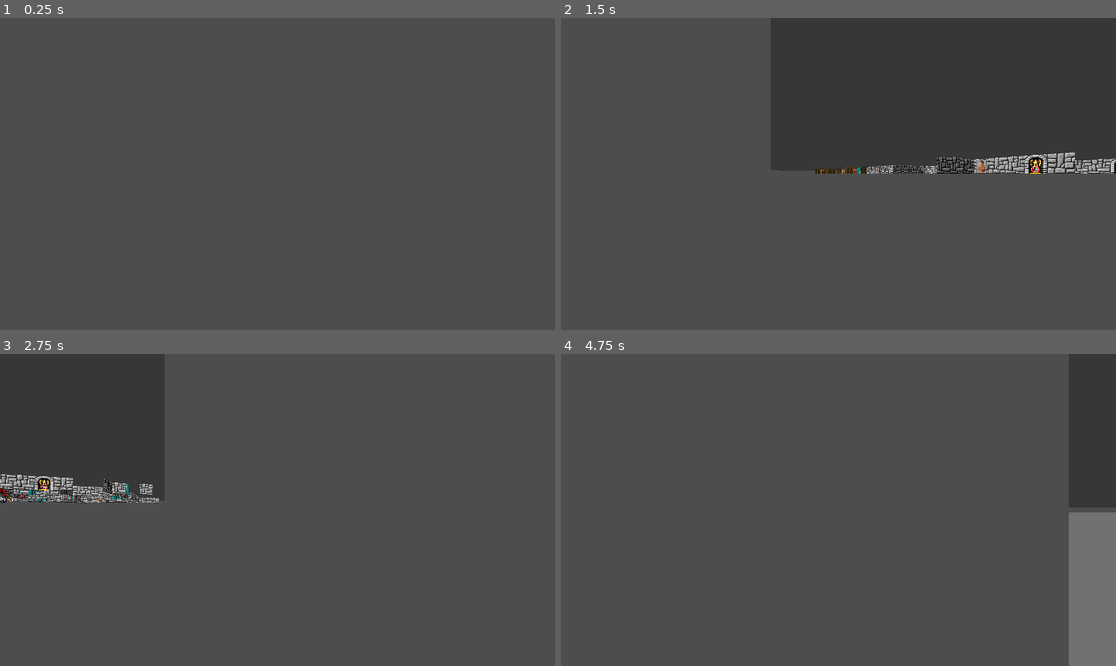
Above: before the commit, frames 1-4 (two rows, left to right).
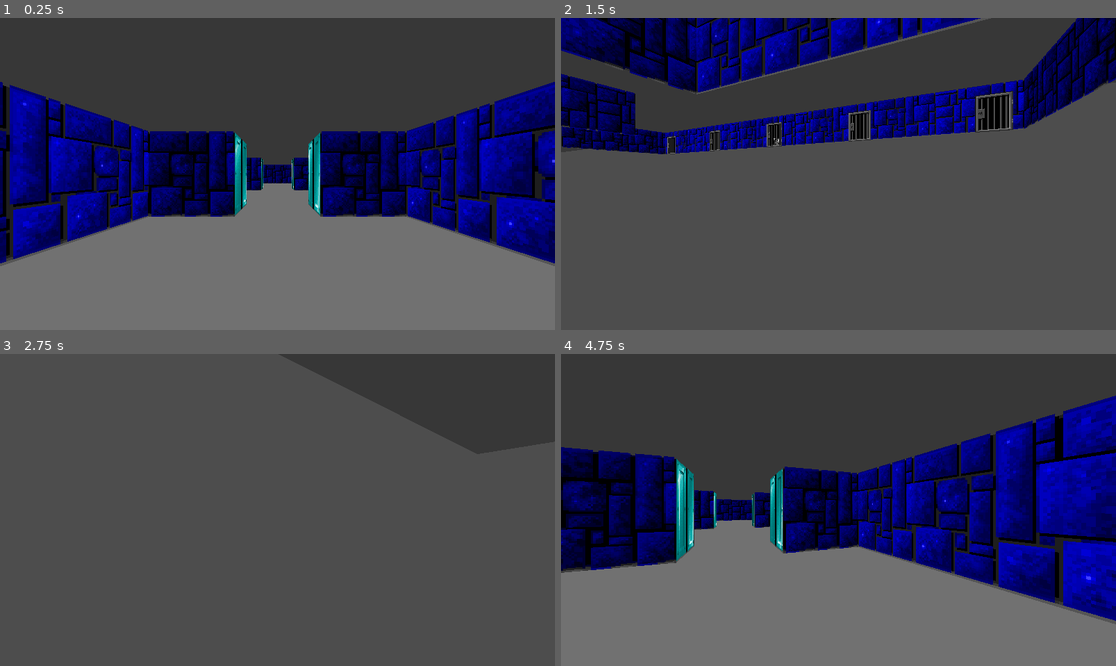
Above: after the commit, the same moments.

Repository: illnyang/wolf4godot
Game: Godot game, scene res://Wolf.tscn
Two runs of this game, one before a commit and one after it. Both use one fixed random seed, a clock stepped at 60 frames per second and the inputs below.
Inputs:
- Up to frame 1 (0.25 s): no input
- Up to frame 2 (1.5 s): tap Enter at 0.5 s; hold D (turn_right) 0.53-1.28 s; hold E (fly_down) from 1.28 s (still down)
- Up to frame 3 (2.75 s): release E (fly_down) at 2.03 s; hold D (turn_right) from 2.03 s (still down)
- Up to frame 4 (4.75 s): release D (turn_right) at 2.78 s; hold Q (fly_up) 2.78-3.53 s; hold A (turn_left) from 3.53 s (still down)

The runs differ from the first frame. In frame 1, 66% of the frame differs, in the area x 0-100%, y 20-100%; in frame 2, 26%; in frame 3, 1.3%; in frame 4, 66%, in the area x 0-100%, y 13-100%.

Commit message:
Spawn `Player` with correct position and rotation

Diff:
--- a/MapLoader.gd
+++ b/MapLoader.gd
@@ -4,6 +4,10 @@
 
 @export var json_path : String = "res://assets/maps/00_Wolf1 Map1.json"
 @export var texture_folder: String = "res://assets/walls/"
+
+enum {
+	NORTH, EAST, SOUTH, WEST
+}
 
 class L1Utils:
 	const door_side_id = 51
@@ -25,6 +29,14 @@
 		# false = north/south
 		# true = east/west
 		return id % 2 == 0
+
+
+class L2Utils:
+	static func is_start(id: int) -> bool:
+		return id >= 19 and id <= 22
+
+	static func get_start_dir(id: int) -> int:
+		return id - 19
 
 
 class MapGrid:
@@ -142,10 +154,20 @@
 var atlas: WallAtlas
 
 
+# NOTE: It is crucial that we use `add_child` in tandem with `@tool` annonated scripts.
+#		By doing this, anything we generate doesn't get serialized into the tscn file.
+#		This is precisely what we want, online-only generation of resources from raw data.
 func _ready() -> void:
 	grid = MapGrid.new(json_path)
 	atlas = WallAtlas.new(texture_folder)
-
+	spawn_layer1()
+	spawn_layer2()
+
+
+#-----------------------------------------------------
+# Layer1 (Tiles) spawning code
+#-----------------------------------------------------
+func spawn_layer1() -> void:
 	var tiles_mesh := MeshInstance3D.new()
 	tiles_mesh.name = "MapMesh"
 	tiles_mesh.mesh = get_tiles_mesh()
@@ -161,12 +183,31 @@
 	floor_mesh.position = Vector3(0, -0.5, 0)
 	floor_mesh.mesh = get_sector_mesh(grid.floor_color, false)
 
-	# NOTE: It is crucial that we use `add_child` in tandem with `@tool` annonated scripts.
-	#		By doing this, anything we generate doesn't get serialized into the tscn file.
-	#		This is precisely what we want, online-only generation of resources from raw data.
 	tiles_mesh.add_child(ceiling_mesh)
 	tiles_mesh.add_child(floor_mesh)
 	add_child(tiles_mesh)
+
+
+#-----------------------------------------------------
+# Layer2 (Things) spawning code
+#---------------------------------------------dsd--------
+var player_scene = preload("res://Player.tscn")
+
+func spawn_layer2() -> void:
+	# Spawn Player in the correct orientation
+	for y in range(grid.height()):
+		for x in range(grid.width()):
+			var id = grid.thing_at(x, y)
+			if L2Utils.is_start(id):
+				var start_dir = L2Utils.get_start_dir(id)
+				var player_node: Node3D = player_scene.instantiate()
+
+				player_node.position = Vector3(x + 0.5, 0, y + 0.5)
+				player_node.rotation_degrees.y = start_dir * -90
+				add_child(player_node)
+
+				# Ignore multiple start points even if present
+				break
 
 #-----------------------------------------------------
 # Floor/Ceiling (aka sector) mesh generation code
@@ -194,10 +235,10 @@
 	return grid.is_within_grid(x, y) and not L1Utils.is_wall(grid.tile_at(x, y))
 
 enum {
-	FLAG_NORTH = 1 << 0,
-	FLAG_EAST  = 1 << 1,
-	FLAG_SOUTH = 1 << 2,
-	FLAG_WEST  = 1 << 3
+	FLAG_NORTH = 1 << NORTH,
+	FLAG_EAST  = 1 << EAST,
+	FLAG_SOUTH = 1 << SOUTH,
+	FLAG_WEST  = 1 << WEST
 }
 
 func is_adjecent_to_door(x: int, y: int) -> int:
--- a/player.gd
+++ b/Player.gd
@@ -1,10 +1,11 @@
-extends CharacterBody3D  # Now inherits from CharacterBody3D
+class_name Player
+extends Node3D
 
-const SPEED := 150.0
-const TURN_SPEED := 2.5
+const SPEED := 7.0
+const TURN_SPEED := 1.5
 
 # Called every frame
-func _physics_process(delta):
+func _process(delta):
 	var movement := Vector3.ZERO
 
 	# Moving forward and backward based on camera orientation
@@ -19,10 +20,7 @@
 		movement -= $Camera3D.global_transform.basis.y * SPEED * delta
 
 	# Update velocity
-	velocity = movement
-
-	# Apply movement using move_and_slide (no arguments needed in Godot 4)
-	move_and_slide()
+	position += movement
 
 	# Rotating the player
 	if Input.is_action_pressed("turn_right"):
--- /dev/null
+++ b/Player.tscn
@@ -0,0 +1,10 @@
+[gd_scene load_steps=2 format=3 uid="uid://w2asrbrmjqgp"]
+
+[ext_resource type="Script" uid="uid://c6k6gfh5qynqn" path="res://Player.gd" id="1_xhfnw"]
+
+[node name="Player" type="Node3D"]
+script = ExtResource("1_xhfnw")
+
+[node name="Camera3D" type="Camera3D" parent="."]
+current = true
+fov = 72.0
--- a/Wolf.tscn
+++ b/Wolf.tscn
@@ -1,43 +1,9 @@
-[gd_scene load_steps=5 format=3 uid="uid://bwlp1654240cs"]
+[gd_scene load_steps=2 format=3 uid="uid://bwlp1654240cs"]
 
-[ext_resource type="PackedScene" uid="uid://w2asrbrmjqgp" path="res://player.tscn" id="1_6m6ci"]
-[ext_resource type="Script" uid="uid://c6k6gfh5qynqn" path="res://Player.gd" id="2_55onw"]
 [ext_resource type="Script" uid="uid://dmj4luogqsov7" path="res://MapLoader.gd" id="3_en2fo"]
-
-[sub_resource type="BoxMesh" id="BoxMesh_x42b1"]
-subdivide_width = 1
-subdivide_height = 1
-subdivide_depth = 1
 
 [node name="Node3D" type="Node3D"]
 physics_interpolation_mode = 1
 
-[node name="Player" parent="." instance=ExtResource("1_6m6ci")]
-script = ExtResource("2_55onw")
-
-[node name="CharacterBody3D" type="CharacterBody3D" parent="Player"]
-collision_layer = 3
-collision_mask = 3
-
-[node name="MeshInstance3D" type="MeshInstance3D" parent="Player/CharacterBody3D"]
-physics_interpolation_mode = 1
-mesh = SubResource("BoxMesh_x42b1")
-
-[node name="CollisionPolygon3D" type="CollisionPolygon3D" parent="Player/CharacterBody3D"]
-physics_interpolation_mode = 1
-polygon = PackedVector2Array(0.486145, 0.500383, -0.509438, 0.490012, -0.499067, -0.484829, 0.49133, -0.484829)
-
-[node name="Camera3D" type="Camera3D" parent="Player"]
-current = true
-fov = 72.0
-
-[node name="SpotLight3D" type="SpotLight3D" parent="."]
-transform = Transform3D(1, 0, 0, 0, 1, 0, 0, 0, 1, 0, 0.986486, 0)
-light_energy = 13.563
-light_indirect_energy = 13.068
-light_volumetric_fog_energy = 12.358
-light_size = 0.484
-light_specular = 4.169
-
 [node name="MapLoader" type="Node3D" parent="."]
 script = ExtResource("3_en2fo")
--- a/player.tscn
+++ /dev/null
@@ -1,3 +0,0 @@
-[gd_scene format=3 uid="uid://w2asrbrmjqgp"]
-
-[node name="Player" type="CharacterBody3D"]
Renamed: player.gd.uid -> Player.gd.uid
